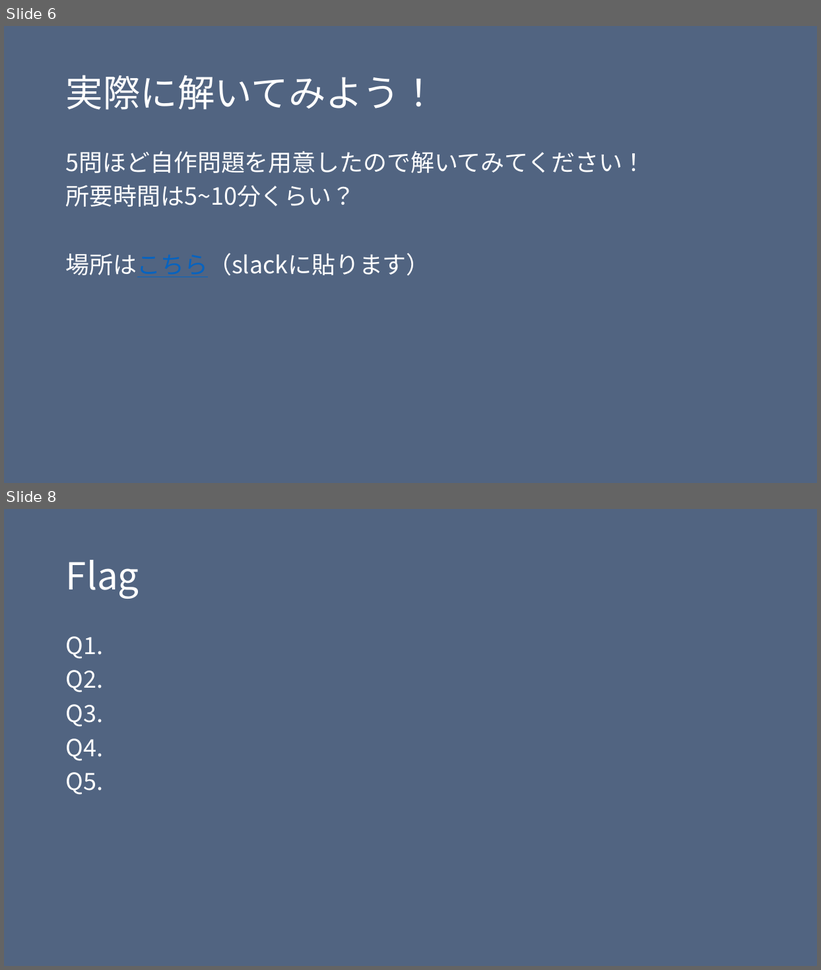
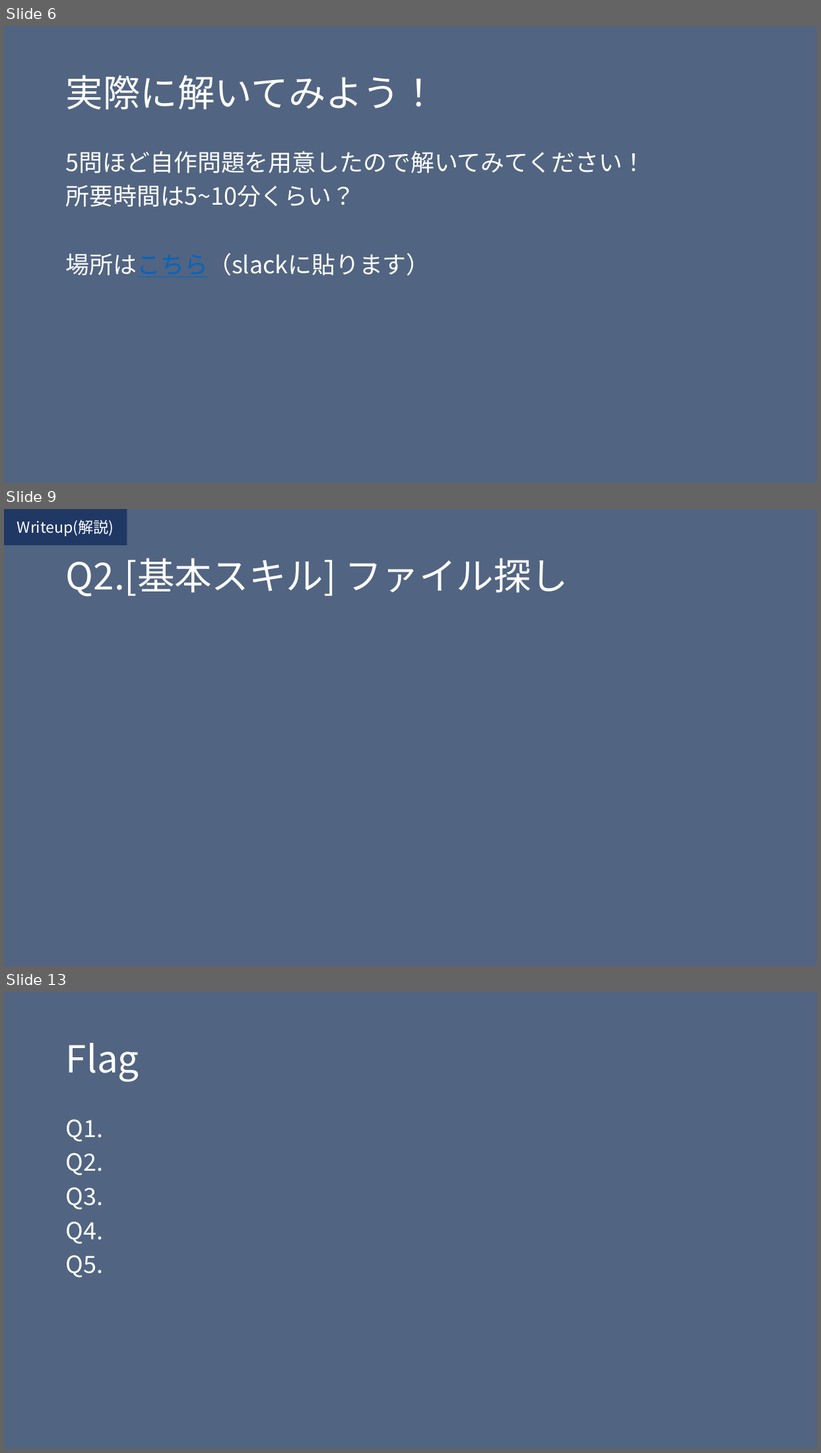
Before and after one commit to H0ndh11/CTF, a slide deck: ゼミ発表資料/ctf発表スライド.pptx. Shown one above the other, each under a label of ours: slides 6 and 8 before the commit, slides 6, 9 and 13 after it; the slides between them are not shown. The pictures are 821x970 and 821x1453 pixels, drawn with LibreOffice and Linux fonts; fonts in the diff are those of the drawing. Boxes give left, top, right and bottom in pixels: in the first picture for what was removed or moved away, otherwise in the second. Text is boxed around its words. In the diff, an @@ line names an element or a change of style, - is before the commit and + after.

```diff
--- a/ゼミ発表資料/ctf発表スライド.pptx
+++ b/ゼミ発表資料/ctf発表スライド.pptx
@@ slide 9 added at (4,509,817,966), background #526582 @@
@@ rectangle added at (4,509,127,545), fill #203864, 18 pt, text #FFFFFF @@
+Writeup(解説)
@@ title added at (66,558,568,597), 44 pt, text #FFFFFF @@
+Q2.[基本スキル] ファイル探し
@@ what was slide 8 is now slide 13 @@
```
Also in this commit, not shown: 1 slide changed, 5 other slides added, 1 slide removed.
